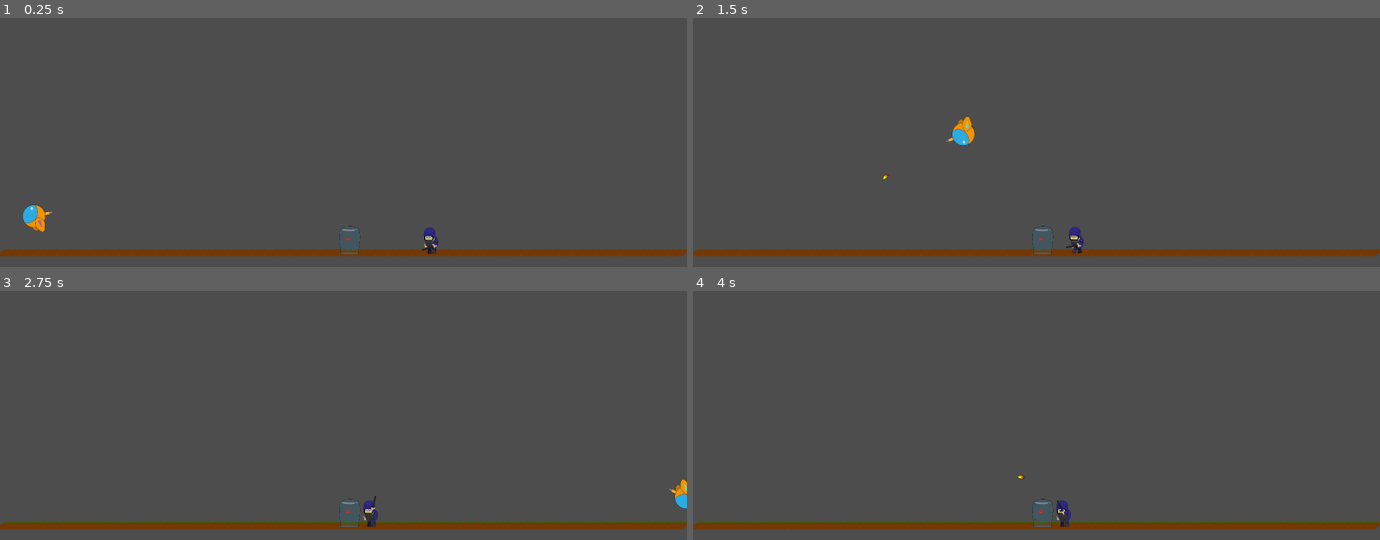
Above: before the commit, frames 1-4 (two rows, left to right).
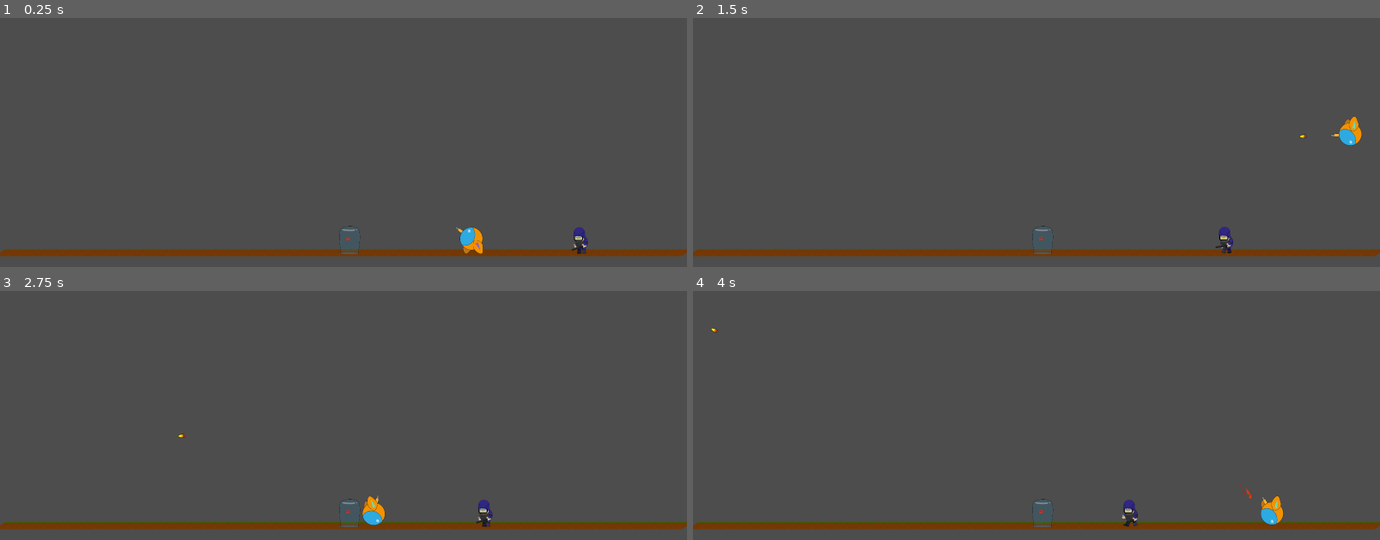
Above: after the commit, the same moments.

Repository: Jeremiejade/rose
Game: Godot game, scene res://scenes/Level/level.tscn
Same seed, same stepped clock (60 frames per second), same inputs: the game is played once before the commit and once after it. This scene is started directly instead of the project's main scene.
Inputs (mouse positions are in pixels of both pictures, inside the frame that each line leads up to):
- Up to frame 1 (0.25 s): no input
- Up to frame 2 (1.5 s): move the mouse to (1187, 135) at 0.52 s; hold Space (jump) 0.53-1.28 s; hold D (move_right) from 0.53 s (still down); move the mouse to (899, 162) at 1.27 s; click (899, 162) at 1.35 s
- Up to frame 3 (2.75 s): tap Space (jump) at 1.52, 1.55, 1.82 s; move the mouse to (412, 360) at 2.02 s; release D (move_right) at 2.03 s; hold A (move_left) from 2.03 s (still down); hold Space (jump) from 2.03 s (still down)
- Up to frame 4 (4 s): move the mouse to (1002, 475) at 2.77 s; release A (move_left) at 2.78 s; release Space (jump) at 2.78 s; hold D (move_right) from 2.78 s (still down); click (1002, 475) at 2.85 s; tap Space (jump) at 3.02, 3.05, 3.32 s; move the mouse to (1242, 462) at 3.52 s; hold Space (jump) from 3.53 s (still down)

The runs differ from the first frame. In frame 1, 0.9% of the frame differs, in the area x 3-86%, y 75-95%; in frame 2, 0.9%, in the area x 27-98%, y 39-95%; in frame 3, 0.7%; in frame 4, 0.7%.

Commit message:
try manage crs attack on player

Diff:
--- a/scenes/Level/level.tscn
+++ b/scenes/Level/level.tscn
@@ -37,12 +37,13 @@
 collision_layer = 3
 
 [node name="NewPlayer" parent="." instance=ExtResource("3_ggv0q")]
-position = Vector2(89, 516)
+position = Vector2(1235, 588)
 scale = Vector2(0.5, 0.5)
 collision_layer = 2
-collision_mask = 2
+collision_mask = 3
 
 [node name="Wall" type="StaticBody2D" parent="."]
+collision_layer = 3
 physics_material_override = SubResource("PhysicsMaterial_676nv")
 
 [node name="CollisionShape2D" type="CollisionShape2D" parent="Wall"]
@@ -54,7 +55,6 @@
 shape = SubResource("RectangleShape2D_vlvsn")
 
 [node name="EnemyCRS" parent="." instance=ExtResource("3_vlvsn")]
-position = Vector2(1156, 594)
+position = Vector2(1548, 587)
 scale = Vector2(0.5, 0.5)
-collision_layer = 3
 collision_mask = 3
--- a/scenes/NewPlayer/new_player.gd
+++ b/scenes/NewPlayer/new_player.gd
@@ -6,9 +6,17 @@
 
 const TOTAL_JUMP_FUEL = 300
 var curentJumpFuel = TOTAL_JUMP_FUEL;
-var jumpFuelIsLoad = false
+var jumpFuelIsLoad = false;
+
+var ATTACKS = []
 
 func _physics_process(delta: float) -> void:
+
+	for attack in ATTACKS:
+		print(attack)
+		velocity.x = attack.direction * attack.damage * SPEED
+		ATTACKS = []
+		pass
 	# Add the gravity.
 	if not is_on_floor():
 		velocity += get_gravity() * delta
@@ -72,3 +80,6 @@
 	if direction:
 		return "walk"
 	return "idle"
+
+func addAttack(attack) :
+	ATTACKS.push_front(attack)
--- a/scenes/enemies/enemy_crs.gd
+++ b/scenes/enemies/enemy_crs.gd
@@ -15,12 +15,6 @@
 	move_and_slide()
 
 
-
-func _on_area_2d_body_entered(body: Node2D) -> void:
-	if body.name == 'rose' and state != 'attack':
-		state = 'attack'
-
-
 func handleAnimation() -> void:
 	if state == 'walk':
 		$AnimationPlayer.play("walk")
@@ -30,8 +24,20 @@
 
 
 func _on_wepon_body_entered(body: Node2D) -> void:
-	if body.name == 'rose' :
-		body.addCRSAttack({
+	if body.name == 'rose' || body.name == 'NewPlayer':
+		body.addAttack({
 				"id": self.get_instance_id(),
-				"damage": 10
+				"damage": 10,
+				"direction": direction,
 			})
+
+func _on_vision_body_entered(body: Node2D) -> void:
+	if body.name == 'rose' and state != 'attack':
+		state = 'attack'
+	if body.name == 'NewPlayer' and state != 'attack':
+		state = 'attack'
+
+
+func _on_vision_body_exited(body: Node2D) -> void:
+	if body.name == 'NewPlayer' and state == 'attack':
+		state = 'walk'
--- a/scenes/enemies/enemy_crs.tscn
+++ b/scenes/enemies/enemy_crs.tscn
@@ -509,6 +509,8 @@
 [node name="wepon" type="Area2D" parent="body/CrsFrontArm"]
 position = Vector2(-31.2784, 32.7044)
 rotation = 2.85615
+collision_layer = 0
+collision_mask = 3
 
 [node name="CollisionShape2D" type="CollisionShape2D" parent="body/CrsFrontArm/wepon"]
 position = Vector2(20.768, 2.98319)
@@ -523,12 +525,15 @@
 &"": SubResource("AnimationLibrary_w12oc")
 }
 
-[node name="Area2D" type="Area2D" parent="."]
-position = Vector2(62, -9)
-
-[node name="CollisionShape2D2" type="CollisionShape2D" parent="Area2D"]
-position = Vector2(-80, -13)
+[node name="Vision" type="Area2D" parent="."]
+position = Vector2(-17, -22)
+collision_layer = 0
+collision_mask = 3
+
+[node name="CollisionShape2D2" type="CollisionShape2D" parent="Vision"]
+position = Vector2(0, 1)
 shape = SubResource("SegmentShape2D_g0u10")
 
 [connection signal="body_entered" from="body/CrsFrontArm/wepon" to="." method="_on_wepon_body_entered"]
-[connection signal="body_entered" from="Area2D" to="." method="_on_area_2d_body_entered"]
+[connection signal="body_entered" from="Vision" to="." method="_on_vision_body_entered"]
+[connection signal="body_exited" from="Vision" to="." method="_on_vision_body_exited"]
--- a/scenes/rose/rose.gd
+++ b/scenes/rose/rose.gd
@@ -1,22 +1,22 @@
 extends StaticBody2D
 
-var CRS_ATTACKS = []
-var CRS_ATTACK_IDS = []
+var ATTACKS = []
+var ATTACK_IDS = []
 @export var life: int = 100
 
 func _physics_process(_delta):
-	for attack in CRS_ATTACKS:
-		CRS_ATTACK_IDS = CRS_ATTACK_IDS.filter(func(id): return id != attack.id)
+	for attack in ATTACKS:
+		ATTACK_IDS = ATTACK_IDS.filter(func(id): return id != attack.id)
 		life -= attack.damage
-	CRS_ATTACKS = []
+	ATTACKS = []
 	handleFelure()
 
-func addCRSAttack(attack):
-	var alreadyAttacking = CRS_ATTACK_IDS.find(attack.id)
+func addAttack(attack):
+	var alreadyAttacking = ATTACK_IDS.find(attack.id)
 
 	if alreadyAttacking == -1:
-		CRS_ATTACK_IDS.push_front(attack.id)
-		CRS_ATTACKS.push_front(attack)
+		ATTACK_IDS.push_front(attack.id)
+		ATTACKS.push_front(attack)
 
 func handleFelure():
 	if life > 80 :
